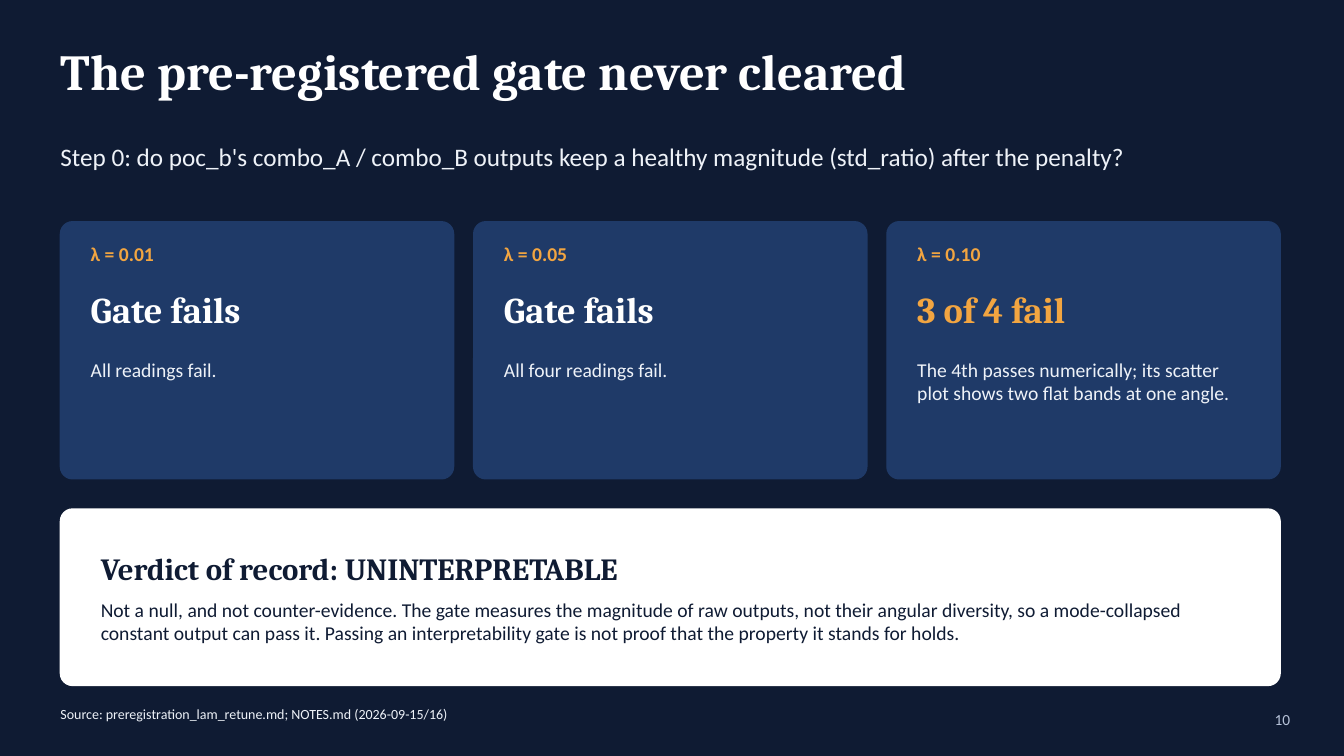
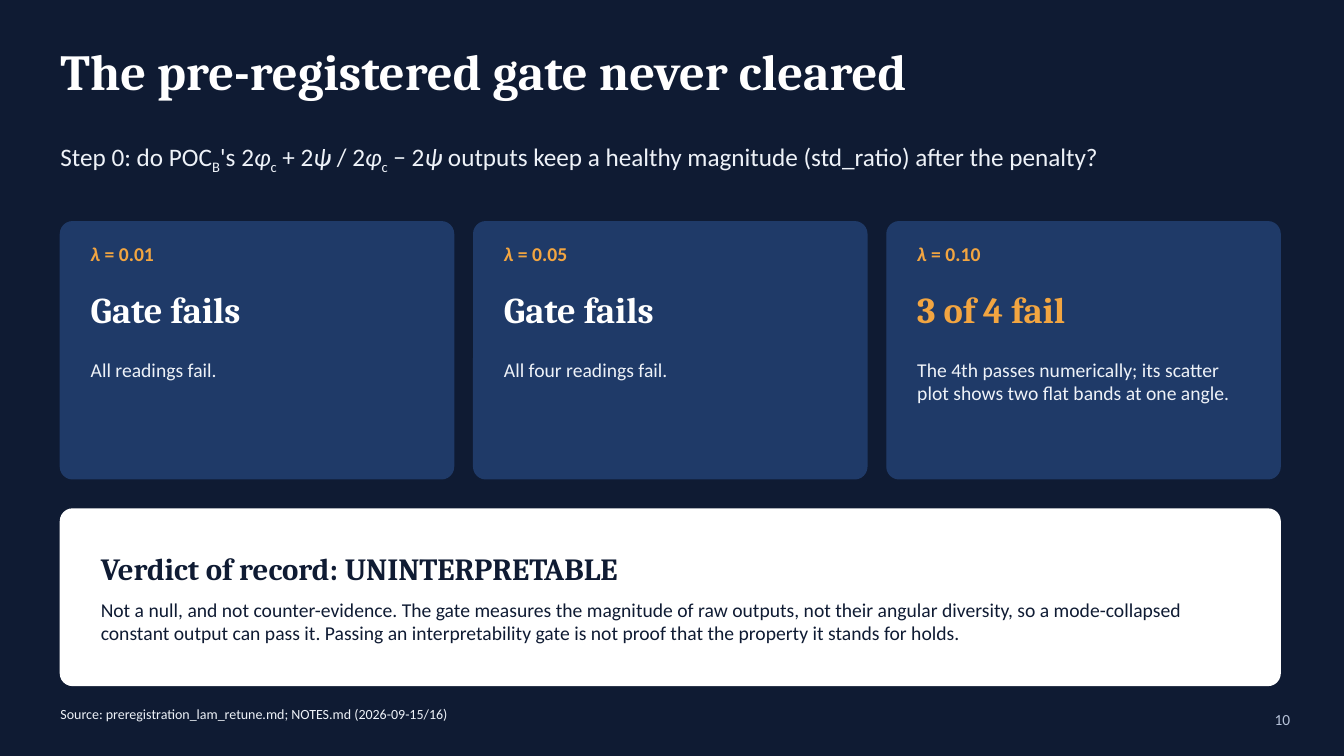
Before and after one commit to syedalimohsinbukhari/ml_practice_v2, a slide deck: slide 10 of experiments/phic_psi_poc-redo/phic_psi_presentation.pptx. Drawn at 1344x756 pixels with LibreOffice and Linux fonts; fonts in the diff are those of the drawing. Boxes give left, top, right and bottom in pixels: in the first picture for what was removed or moved away, otherwise in the second. Text is boxed around its words. In the diff, an @@ line names an element or a change of style, - is before the commit and + after.

```diff
--- a/experiments/phic_psi_poc-redo/phic_psi_presentation.pptx
+++ b/experiments/phic_psi_poc-redo/phic_psi_presentation.pptx
@@ text at (x1=60, y1=147, x2=1097, y2=171): text changed @@
-Step 0: do poc_b's combo_A / combo_B outputs keep a healthy magnitude (std_ratio) after the penalty?
+Step 0: do POCB's 2φc + 2ψ / 2φc − 2ψ outputs keep a healthy magnitude (std_ratio) after the penalty?
```
Also in this commit, not shown: 15 other slides changed, 4 other files.
